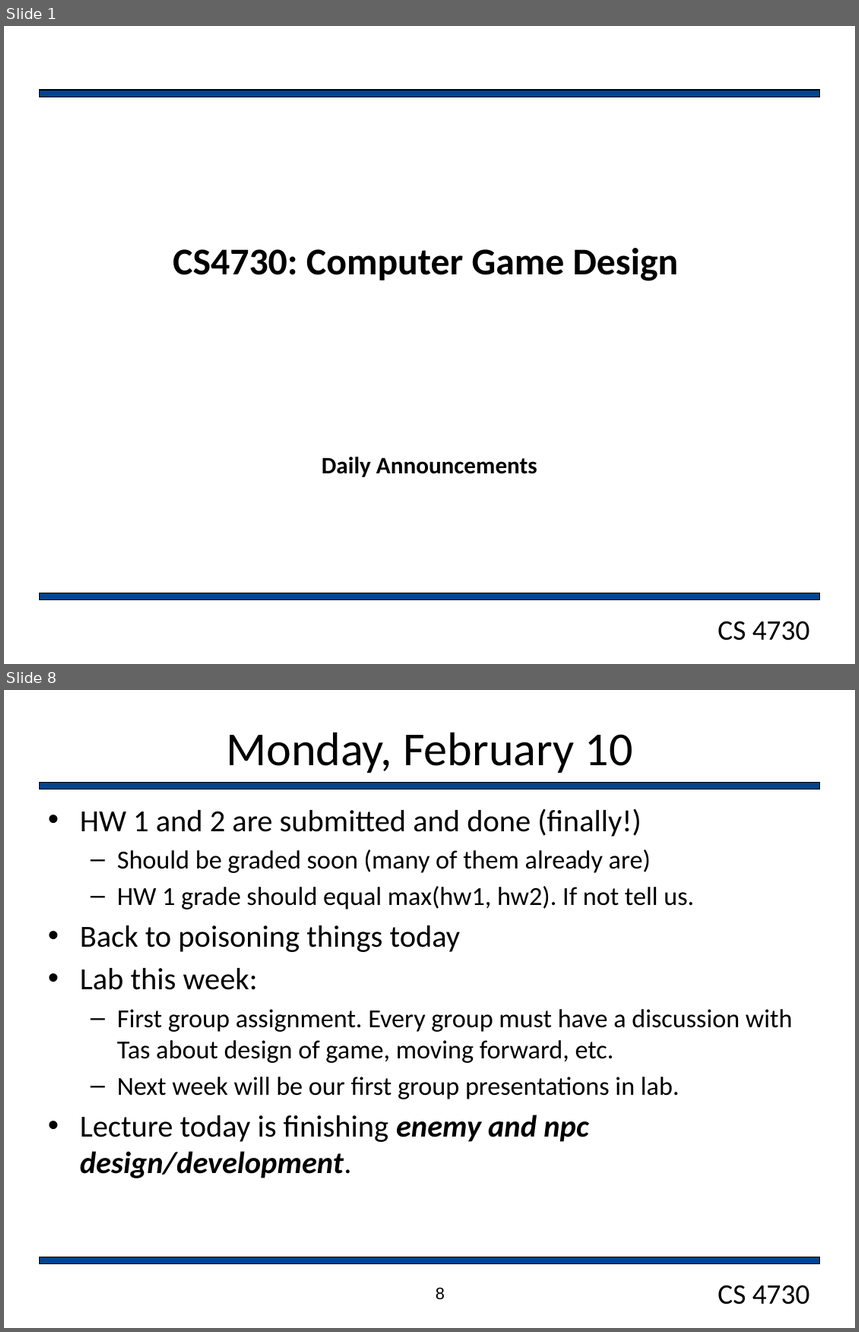
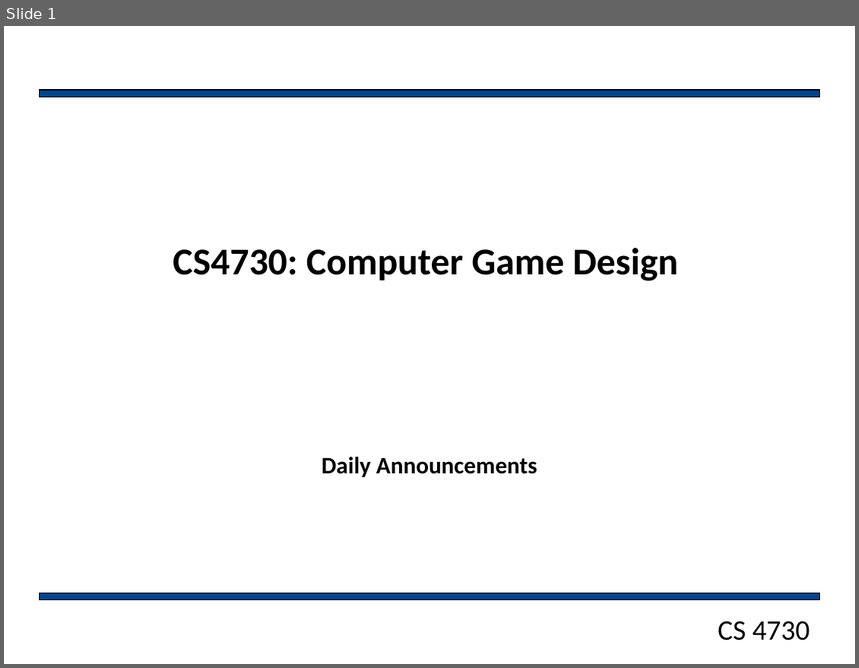
Before and after one commit to markfloryan/gamedesign, a slide deck: slides/dailyAnnouncements.pptx. Shown one above the other, each under a label of ours: slides 1 and 8 before the commit, slide 1 after it; the slides between them are not shown. The pictures are 859x1332 and 859x668 pixels, drawn with LibreOffice and Linux fonts; fonts in the diff are those of the drawing; background and template pictures are left out. Boxes give left, top, right and bottom in pixels: in the first picture for what was removed or moved away, otherwise in the second. Text is boxed around its words. In the diff, an @@ line names an element or a change of style, - is before the commit and + after.

```diff
--- a/slides/dailyAnnouncements.pptx
+++ b/slides/dailyAnnouncements.pptx
@@ slide 8 removed at (4,690,855,1328), background #FFFFFF; not listed: 2 template elements that a slide beside it also shows @@
@@ title removed at (226,732,633,773) @@
-Monday, February 10
@@ rectangle removed at (40,782,820,789) @@
@@ text removed at (80,809,793,1179) @@
-• HW 1 and 2 are submitted and done (finally!)
-  – Should be graded soon (many of them already are)
-  – HW 1 grade should equal max(hw1, hw2). If not tell us.
-• Back to poisoning things today
-• Lab this week:
-  – First group assignment. Every group must have a discussion with Tas about design of game, moving forward, etc.
-  – Next week will be our first group presentations in lab.
-• Lecture today is finishing enemy and npc design/development.
@@ page number removed at (436,1287,445,1300) @@
-8
```
Also in this commit, not shown: 1 slide changed, 9 other slides removed, 1 other file.
